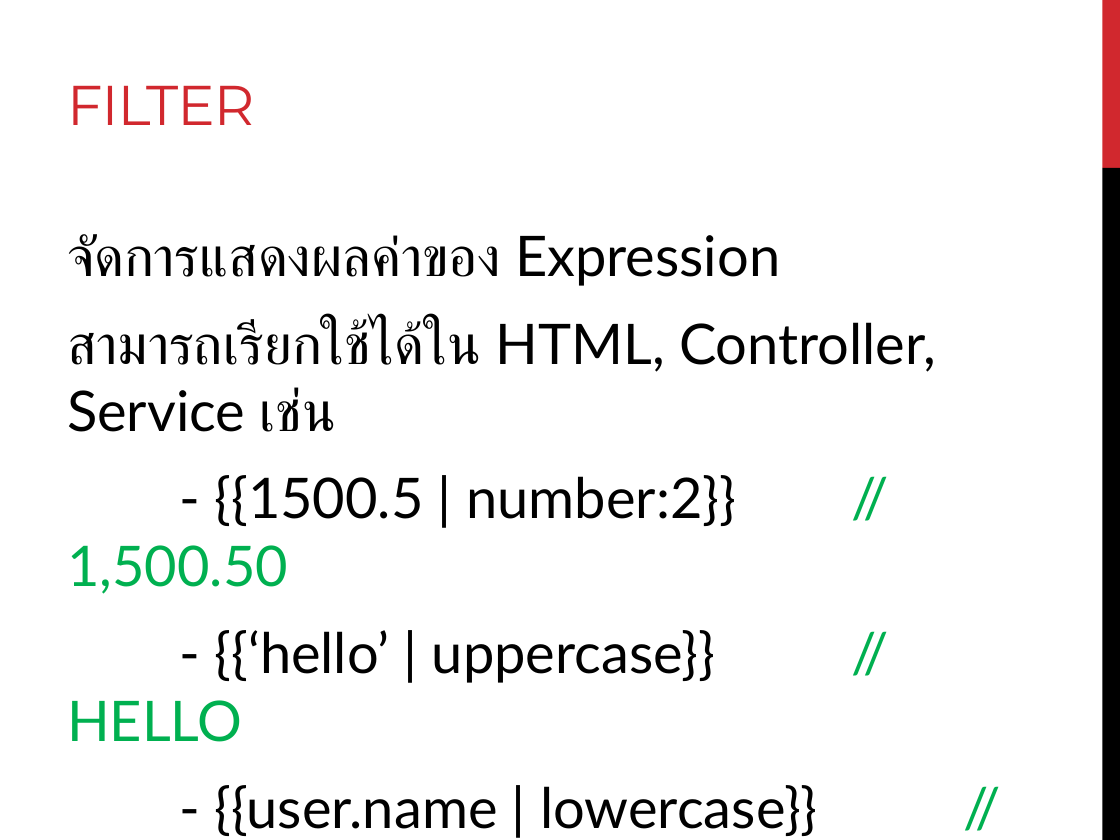
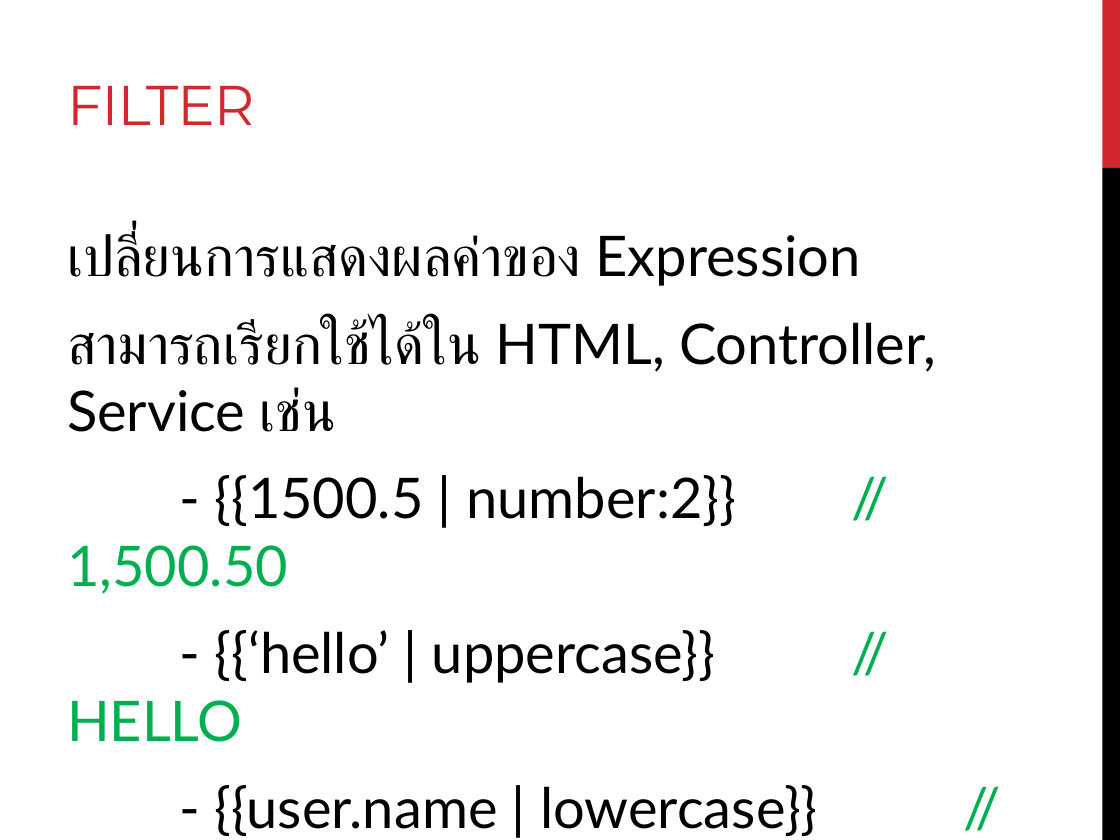
Before and after one commit to nunetc/Training_AngularJS, a slide deck: slide 15 of AngularJS.pptx. Drawn at 1120x840 pixels with LibreOffice and Linux fonts; fonts in the diff are those of the drawing. Boxes give left, top, right and bottom in pixels: in the first picture for what was removed or moved away, otherwise in the second. Text is boxed around its words. In the diff, an @@ line names an element or a change of style, - is before the commit and + after.

```diff
--- a/AngularJS.pptx
+++ b/AngularJS.pptx
@@ text at <box>67,232,860,286</box>: text changed @@
-จัดการแสดงผลค่าของ Expression
+เปลี่ยนการแสดงผลค่าของ Expression
```
Also in this commit, not shown: 1 other slide changed, 9 other files.
